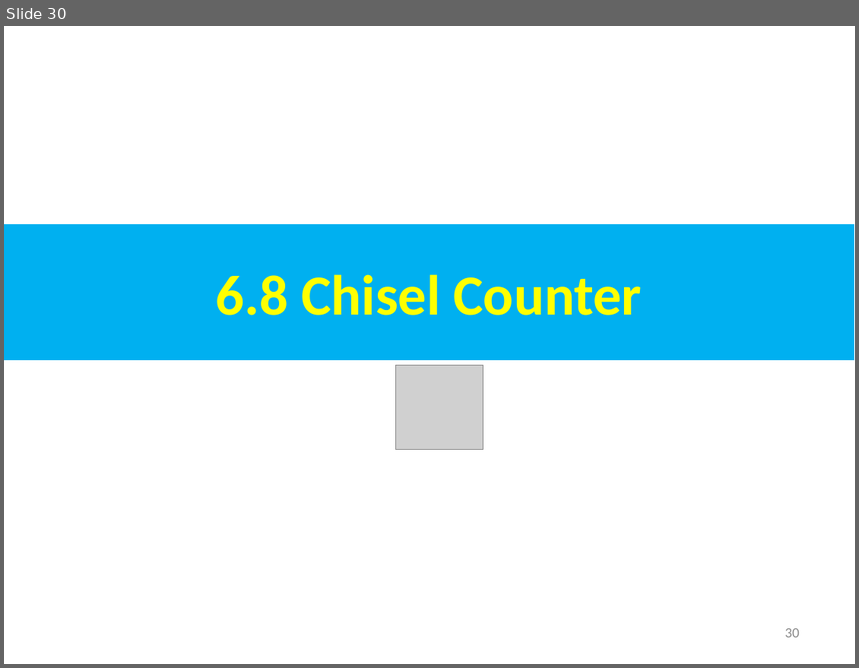
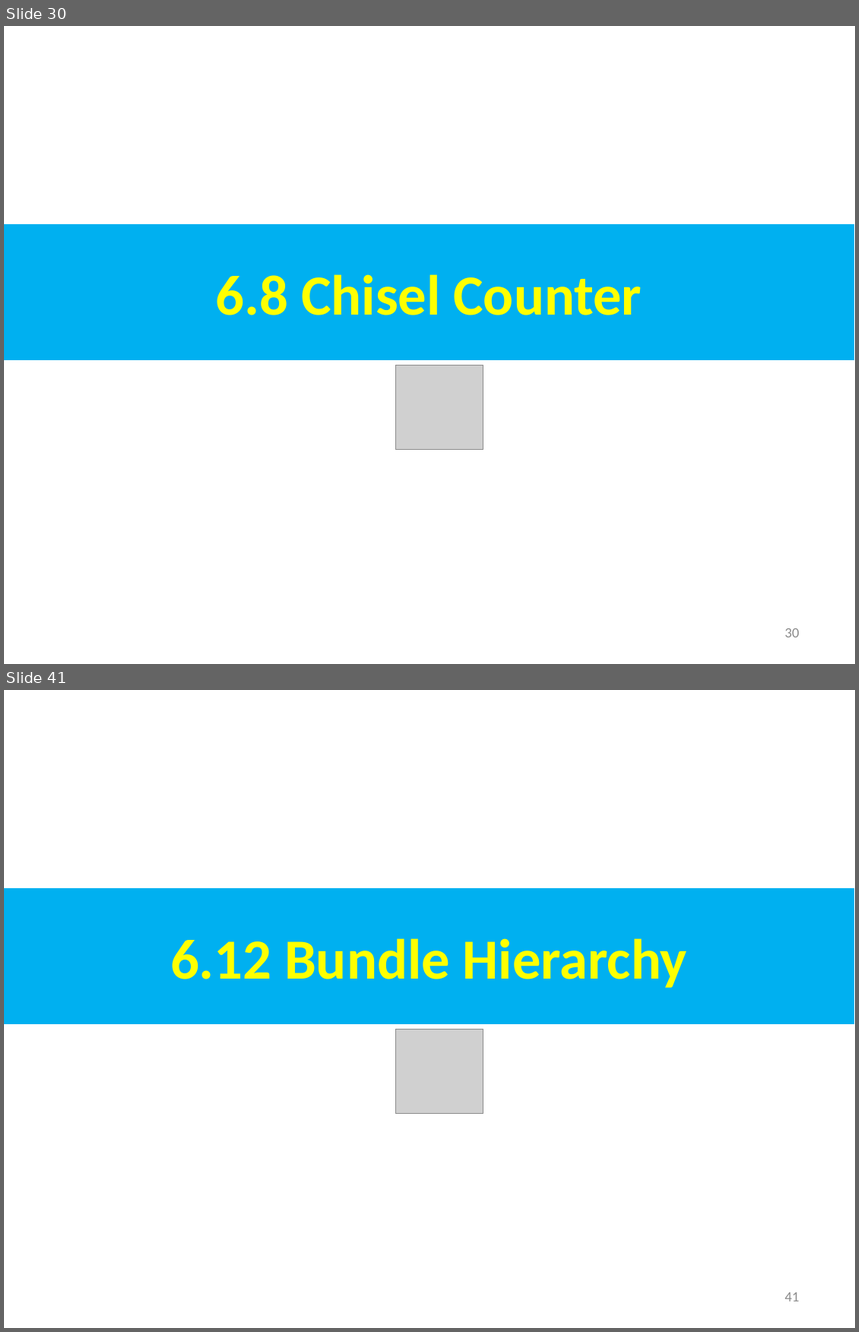
Before and after one commit to peterhchen/AIU_CS800_Chisel, a slide deck: 500_UCSC_HWD/006_Encap/000_Video/006.Encap.ppt. Shown one above the other, each under a label of ours: slide 30 before the commit, slides 30 and 41 after it; the slides between them are not shown. The pictures are 859x668 and 859x1332 pixels, drawn with LibreOffice and Linux fonts; fonts in the diff are those of the drawing; grey boxes stand for pictures. Boxes give left, top, right and bottom in pixels: in the first picture for what was removed or moved away, otherwise in the second. Text is boxed around its words. In the diff, an @@ line names an element or a change of style, - is before the commit and + after.

```diff
--- a/500_UCSC_HWD/006_Encap/000_Video/006.Encap.ppt
+++ b/500_UCSC_HWD/006_Encap/000_Video/006.Encap.ppt
@@ slide 41 added at bbox=[4, 690, 855, 1328], background #FFFFFF @@
@@ rectangle added at bbox=[4, 888, 854, 1024], fill #00B0F0, 48 pt, text #FFFF00, bold @@
+6.12 Bundle Hierarchy
@@ picture added at bbox=[396, 1030, 484, 1114] @@
@@ page number added at bbox=[785, 1293, 800, 1302], 12 pt, text #8B8B8B @@
+41
```
Also in this commit, not shown: 21 slides changed, 20 other slides added.
